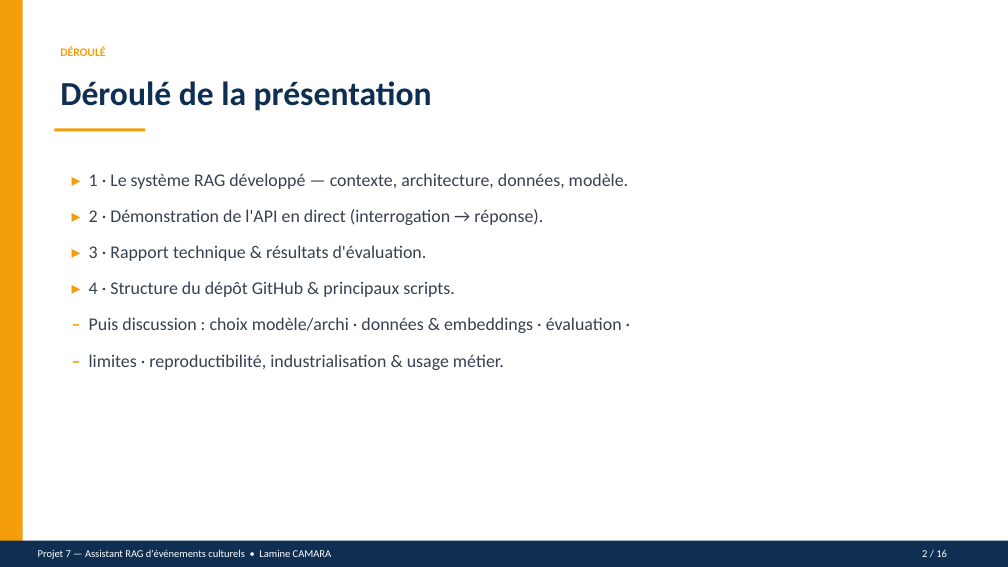
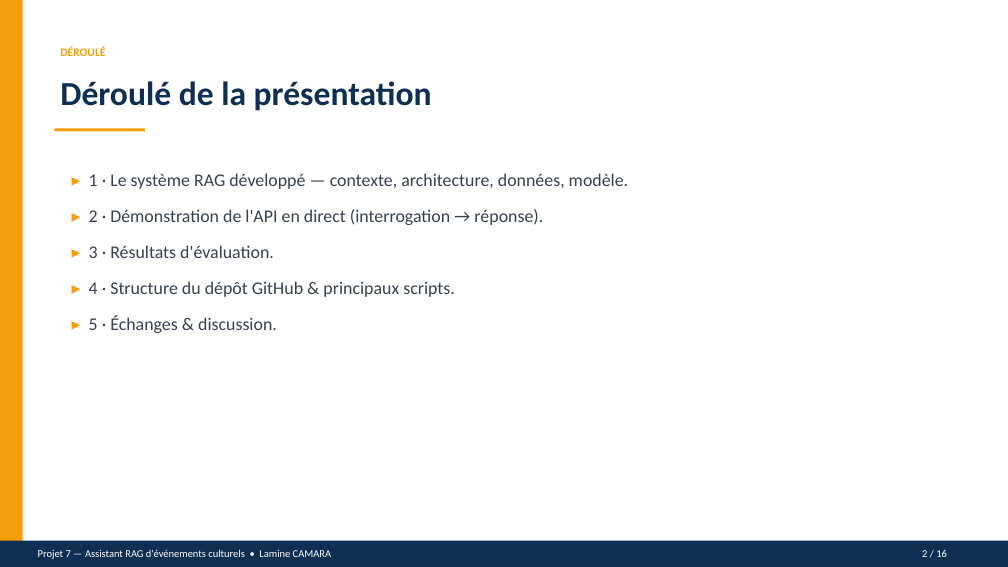
Before and after one commit to Formation-AI-Engineer/concevez-et-deployez-un-systeme-rag, a slide deck: slide 2 of docs/presentation.pptx. Drawn at 1008x567 pixels with LibreOffice and Linux fonts; fonts in the diff are those of the drawing. Boxes give left, top, right and bottom in pixels: in the first picture for what was removed or moved away, otherwise in the second. Text is boxed around its words. In the diff, an @@ line names an element or a change of style, - is before the commit and + after.

Commit message:
update presentation ppt

```diff
--- a/docs/presentation.pptx
+++ b/docs/presentation.pptx
@@ text at [89,245,274,258]: text changed @@
-▸ 3 · Rapport technique & résultats d'évaluation.
+▸ 3 · Résultats d'évaluation.
@@ text at [89,316,277,333]: text changed @@
-– Puis discussion : choix modèle/archi · données & embeddings · évaluation ·
-– limites · reproductibilité, industrialisation & usage métier.
+▸ 5 · Échanges & discussion.
```
Also in this commit, not shown: 3 other slides changed, 1 other file.
